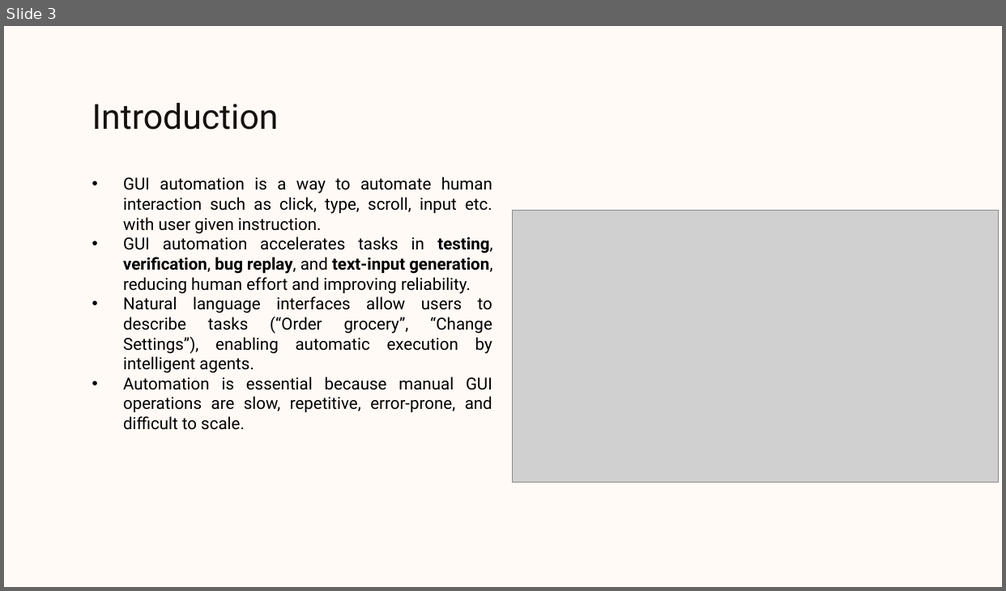
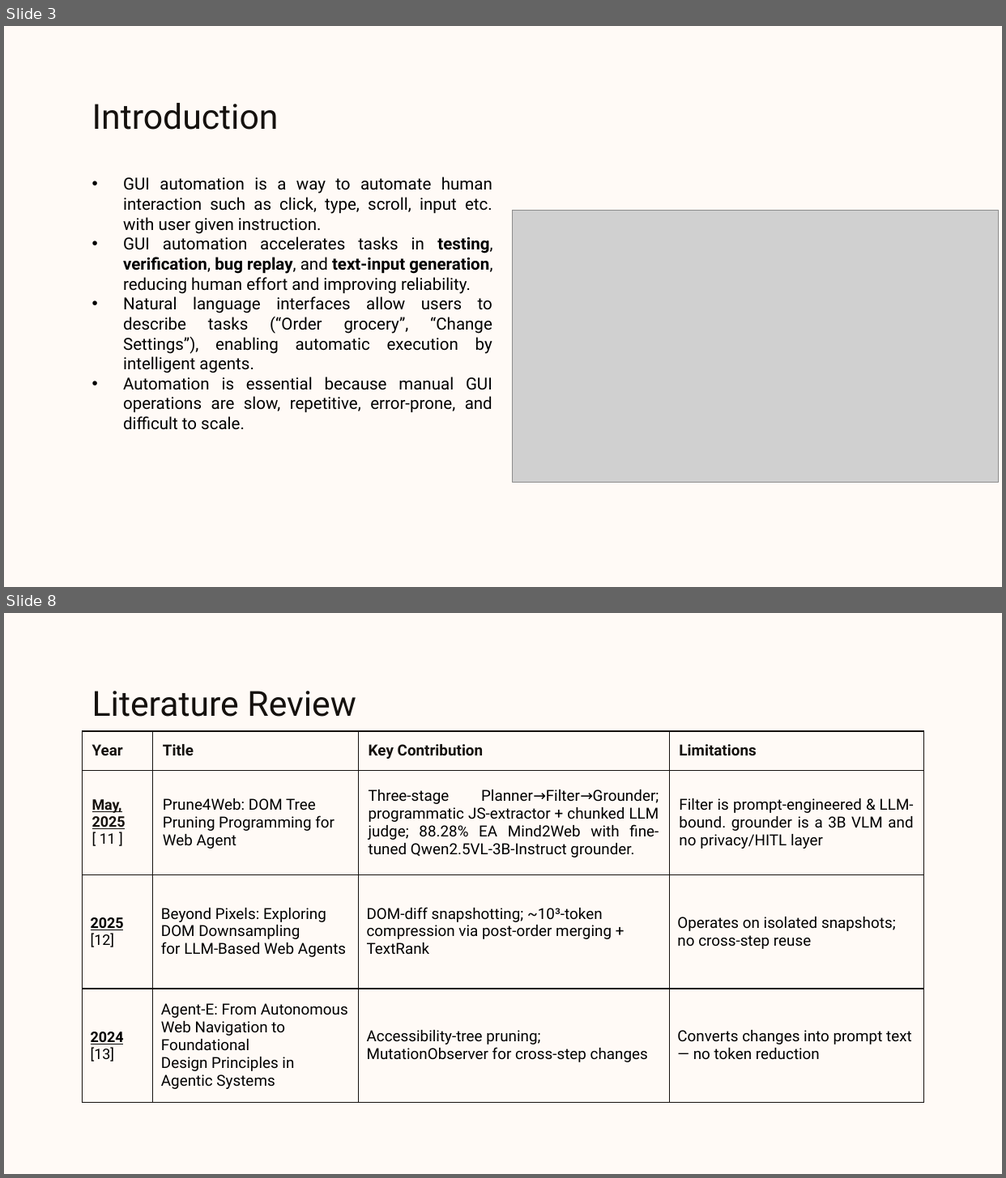
Before and after one commit to Dhruv-Darji/AutoWeb, a slide deck: PPT/Evaluation.pptx. Shown one above the other, each under a label of ours: slide 3 before the commit, slides 3 and 8 after it; the slides between them are not shown. The pictures are 1006x591 and 1006x1178 pixels, drawn with LibreOffice and Linux fonts; fonts in the diff are those of the drawing; grey boxes stand for pictures; background and template pictures are left out. Boxes give left, top, right and bottom in pixels: in the first picture for what was removed or moved away, otherwise in the second. Text is boxed around its words. In the diff, an @@ line names an element or a change of style, - is before the commit and + after.

```diff
--- a/PPT/Evaluation.pptx
+++ b/PPT/Evaluation.pptx
@@ slide 8 added at [4,613,1002,1174], background picture (left out) @@
@@ title added at [92,691,356,717], 25 pt, text #15110E @@
+Literature Review
@@ table added at [82,732,924,1104], 4 rows, 4 columns @@
+Year | Title | Key Contribution | Limitations
+May, 2025 / [ 11 ] | Prune4Web: DOM Tree Pruning Programming for Web Agent | Three-stage Planner→Filter→Grounder; programmatic JS-extractor + chunked LLM judge; 88.28% EA Mind2Web with fine-tuned Qwen2.5VL-3B-Instruct grounder. | Filter is prompt-engineered & LLM-bound. grounder is a 3B VLM and no privacy/HITL layer
+2025 [12] | Beyond Pixels: Exploring DOM Downsampling / for LLM-Based Web Agents | DOM-diff snapshotting; ~10³-token compression via post-order merging + TextRank | Operates on isolated snapshots; no cross-step reuse
+2024 [13] | Agent-E: From Autonomous Web Navigation to Foundational / Design Principles in Agentic Systems | Accessibility-tree pruning; MutationObserver for cross-step changes | Converts changes into prompt text — no token reduction
```
Also in this commit, not shown: 15 slides changed, 10 other slides added, 12 slides removed, 36 other files.
